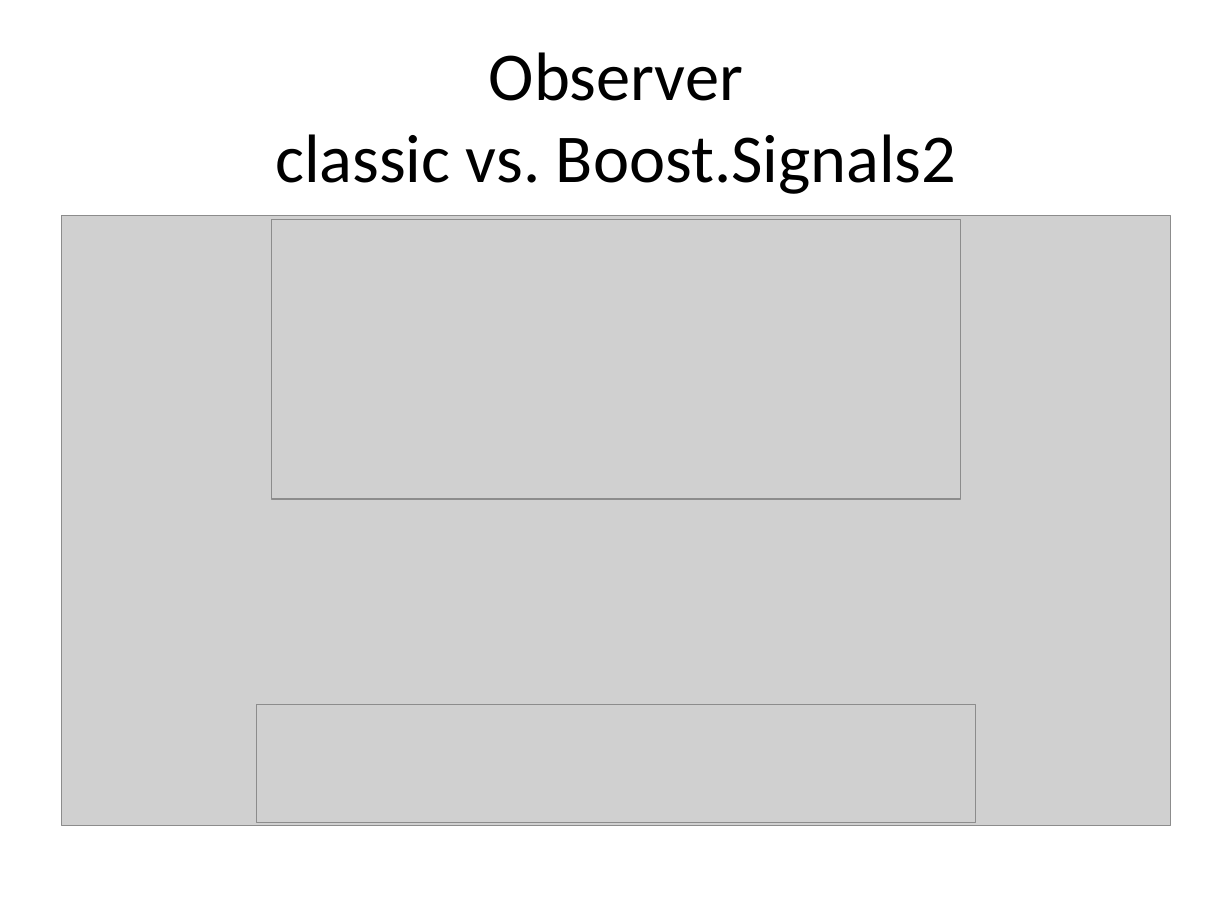
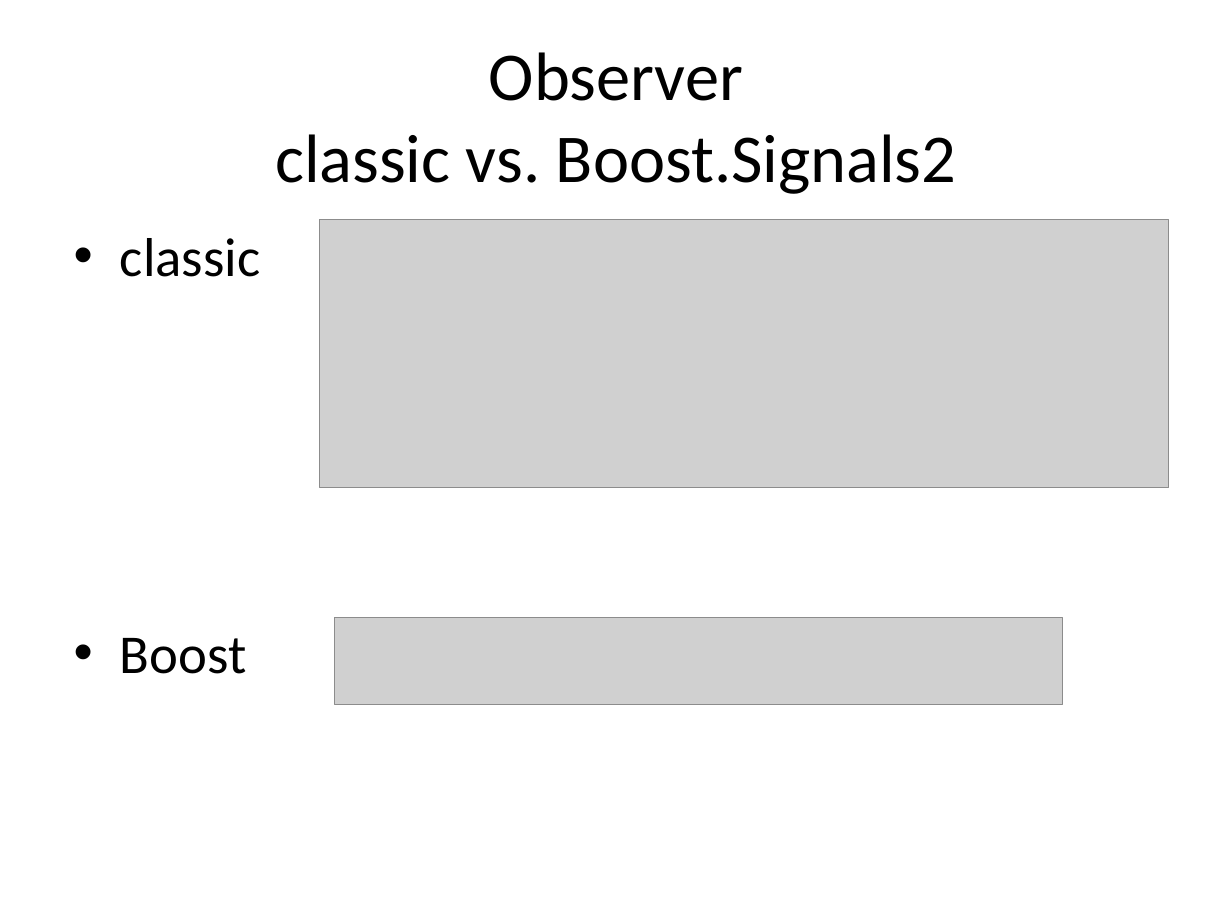
Before and after one commit to kamyu104/GofPatterns, a slide deck: slide 52 of Effective patterns.ppt (slide 56 before the commit). Drawn at 1232x924 pixels with LibreOffice and Linux fonts; fonts in the diff are those of the drawing; grey boxes stand for pictures. Boxes give left, top, right and bottom in pixels: in the first picture for what was removed or moved away, otherwise in the second. Text is boxed around its words. In the diff, an @@ line names an element or a change of style, - is before the commit and + after.

```diff
--- a/Effective patterns.ppt
+++ b/Effective patterns.ppt
@@ picture removed at (x1=62, y1=216, x2=1170, y2=825) @@
@@ text added at (x1=120, y1=238, x2=260, y2=674), 32 pt, text #000000 @@
+• classic
+• Boost
@@ picture resized from (x1=271, y1=219, x2=960, y2=499) to (x1=319, y1=219, x2=1169, y2=488) @@
@@ picture resized from (x1=256, y1=705, x2=975, y2=823) to (x1=335, y1=617, x2=1063, y2=705) @@
```
Also in this commit, not shown: 56 other slides changed, 4 slides added, 10 slides removed, 1 other file.
